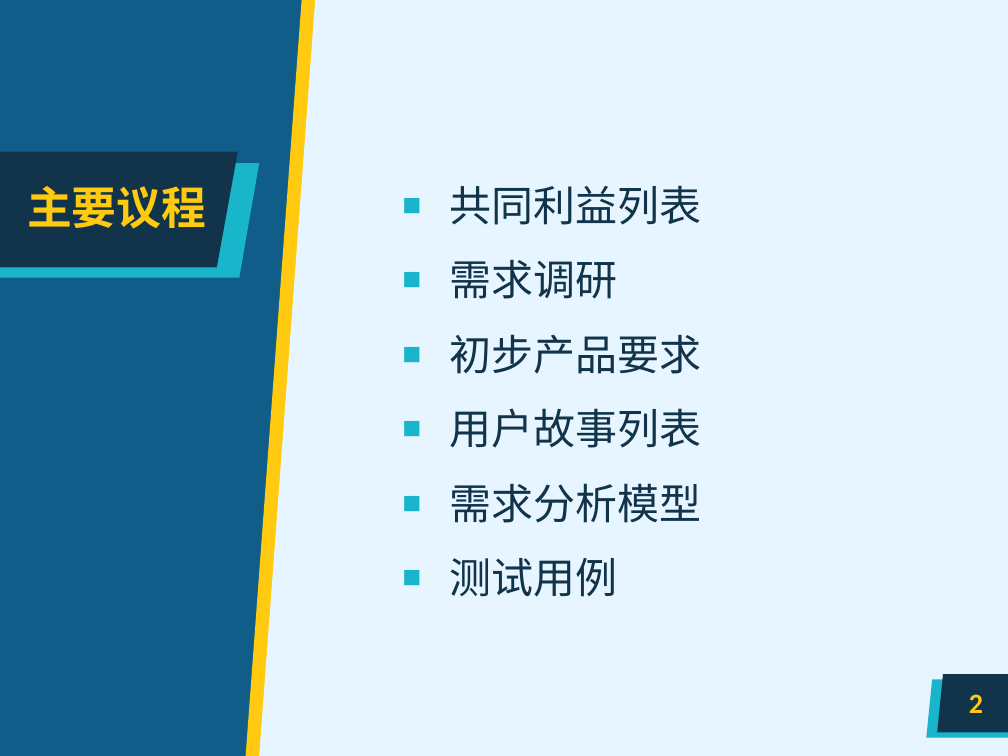
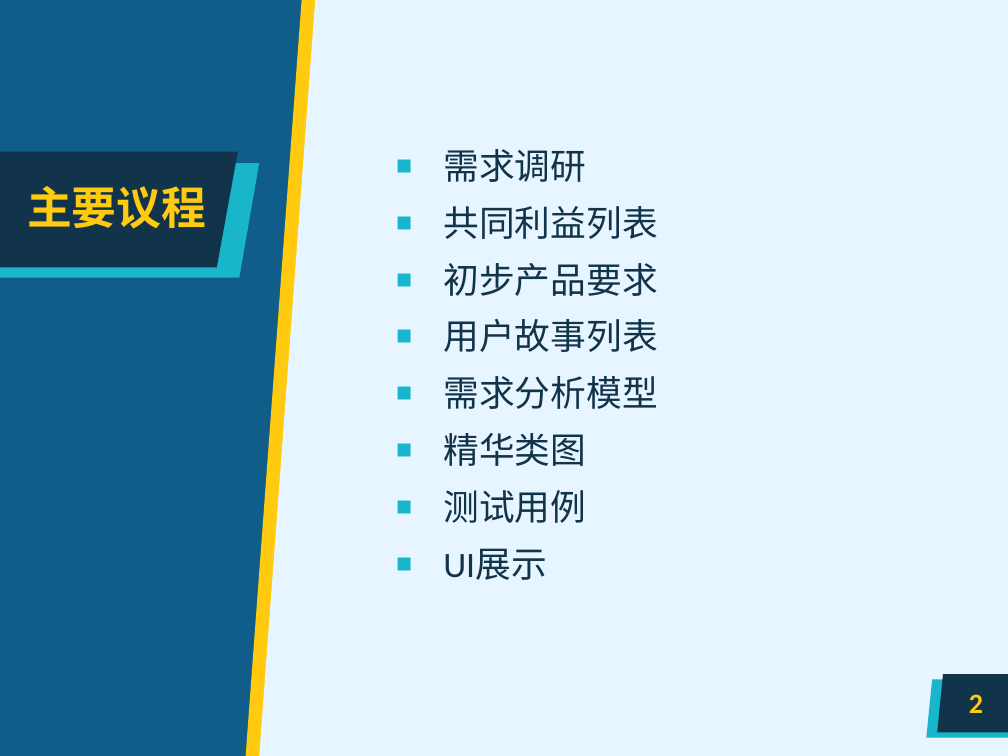
Before and after one commit to qfzhou9920/Advanced-Software-Engineering-Home, a slide deck: slide 2 of 高级软件工程汇报.pptx. Drawn at 1008x756 pixels with LibreOffice and Linux fonts; fonts in the diff are those of the drawing; background and template pictures are left out. Boxes give left, top, right and bottom in pixels: in the first picture for what was removed or moved away, otherwise in the second. Text is boxed around its words. In the diff, an @@ line names an element or a change of style, - is before the commit and + after.

```diff
--- a/高级软件工程汇报.pptx
+++ b/高级软件工程汇报.pptx
@@ text "需求调研": place and size @@
-text "需求调研" at (450,185,702,597)
+text "需求调研" at (443,149,658,580)
@@ text at (443,149,586,182): paragraph added @@
+■ 需求调研
@@ text at (443,206,658,523): size 30 to 25.5 pt in "共同利益列表", "初步产品要求", "用户故事列表", "需求分析模型" and 1 more places; line spacing 1.2 to 1 @@
@@ text at (450,260,618,299): paragraph removed @@
-■ 需求调研
@@ text at (443,433,586,466): paragraph added @@
+■ 精华类图
@@ text at (443,548,546,580): paragraph added @@
+■ UI展示
```
Also in this commit, not shown: 17 other slides changed, 4 slides added, 1 other file.
